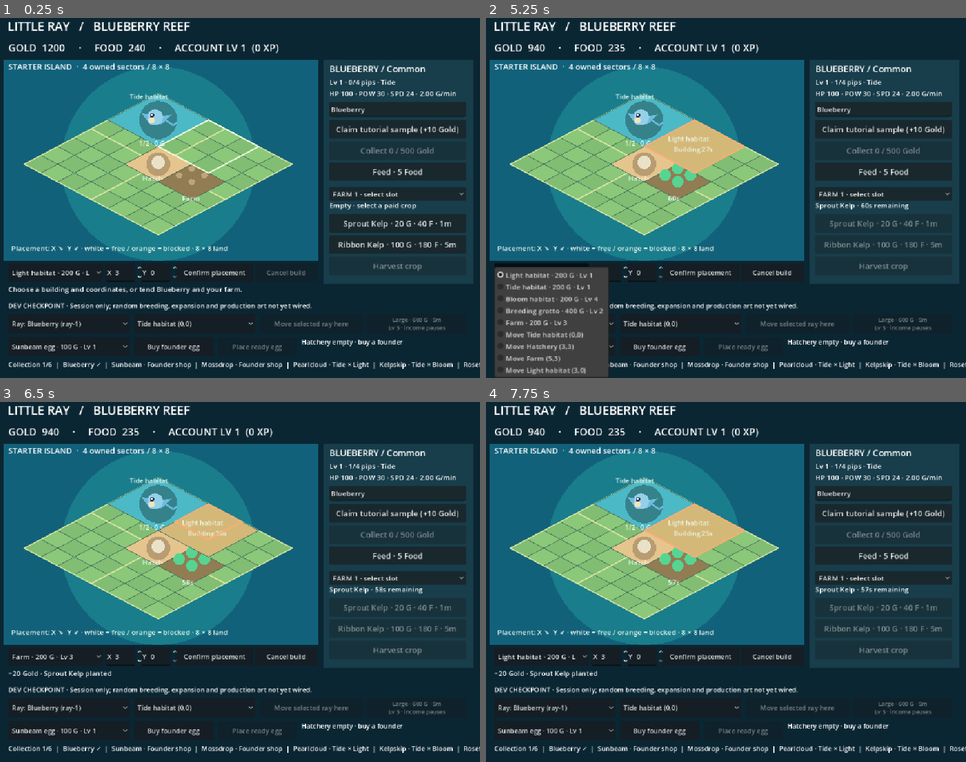
Above: before the commit, frames 1-4 (two rows, left to right).
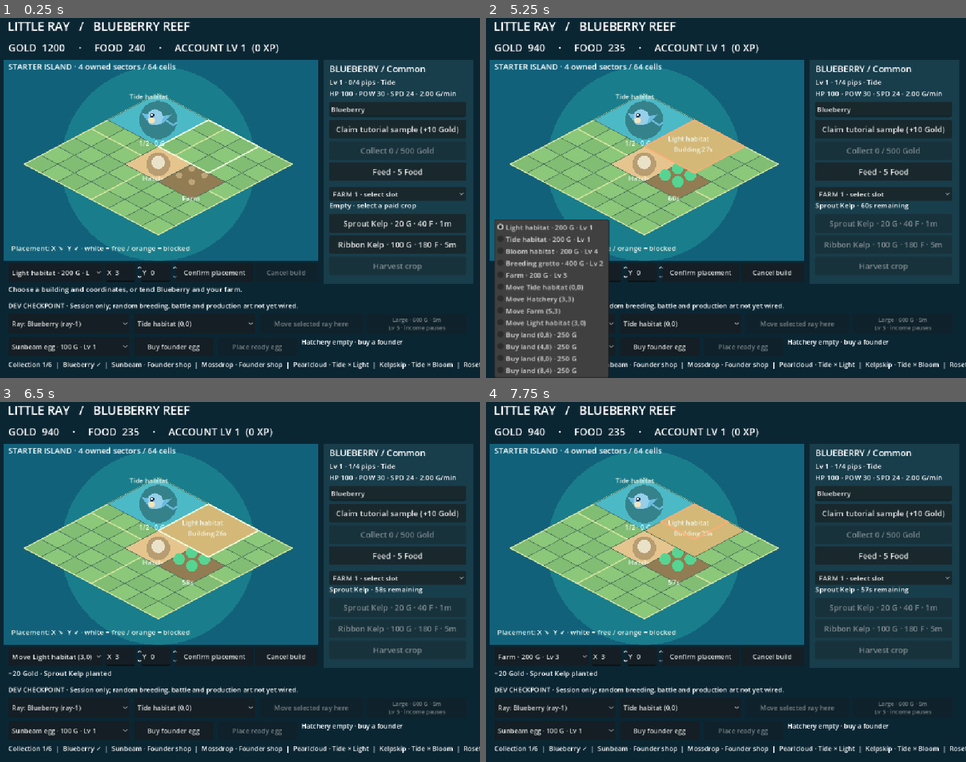
Above: after the commit, the same moments.

Repository: hazelfjeld/Swarm-Autonomous-Game-Design
Game: Godot game, scene res://main.tscn
Same seed, same stepped clock (60 frames per second), same inputs: the game is played once before the commit and once after it.
Inputs (mouse positions are in pixels of both pictures, inside the frame that each line leads up to):
- Up to frame 1 (0.25 s): no input
- Up to frame 2 (5.25 s): click "Confirm placement" at 0.5 s; click "Cancel build" at 1.25 s; click "Confirm placement" at 2 s; click "Feed · 5 Food" at 2.75 s; click "FARM 1 · select slot" at 3.5 s; click "Sprout Kelp · 20 G · 40 F · 1m" at 4.25 s; click "Light habitat · 200 G · Lv 1" at 5 s
- Up to frame 3 (6.5 s): click "Ray: Blueberry (ray-1)" at 5.75 s
- Up to frame 4 (7.75 s): click (543, 657) at 6.5 s, where only the run before the commit has a clickable "Farm · 200 G · Lv 3"; click (543, 657) at 7.25 s, where only the run after the commit has a clickable "Move Light habitat (3,0)"

The runs differ from the first frame. In frame 1, 0.5% of the frame differs, in the area x 15-65%, y 12-82%; in frame 2, 5.0%, in the area x 1-65%, y 12-100%; in frame 3, 0.9%; in frame 4, 0.8%.

Commit message:
GAMEPLAY-002: first land sector and timed obstacle clearance

Diff:
--- a/game/city_checkpoint/city_model.gd
+++ b/game/city_checkpoint/city_model.gd
@@ -10,6 +10,10 @@
 const LARGE_COST = 600
 const LARGE_DURATION_MS = 300000
 const LARGE_GATE = 5
+const SECTOR_COST = 250
+const OBSTACLE_COST = 50
+const OBSTACLE_DURATION_MS = 60000
+const ISLAND_SIZE = 16
 # GDD v2 §§5–7,9: ordered elements and source-defined stat profiles.
 const SPECIES = {
 	"blueberry": {"name": "Blueberry", "elements": ["Tide"], "rarity": "Common", "role": "Attacker", "source": "Founder shop"},
@@ -81,6 +85,9 @@
 var founder_placed_milestone: bool = false
 var trained_founders_milestone: bool = false
 var buildings: Array = BUILDINGS.duplicate(true)
+# First-island slice: four opening sectors plus exactly one adjacent purchase.
+var owned_sectors: Array[String] = ["0,0", "1,0", "0,1", "1,1"]
+var starter_obstacle: Dictionary = {}
 var construction: Dictionary = {}
 var next_building_serial: int = 1
 var farm_crops: Dictionary = {}
@@ -115,6 +122,12 @@
 		bin["subticks"] = 0 if int(bin["ticks"]) == cap_ticks else total % 1000
 
 func _finish_construction() -> void:
+	if construction.get("kind", "build") == "clear":
+		starter_obstacle["cleared"] = true
+		xp += 10
+		construction = {}
+		revision += 1
+		return
 	var built: Dictionary = find_building(str(construction["building_id"]))
 	if construction.get("kind", "build") == "upgrade":
 		built["tier"] = 2
@@ -282,9 +295,35 @@
 		return 0
 	return ceili(maxi(0, int(job["deadline_ms"]) - elapsed_ms) / 1000.0)
 
+func sector_key(sx: int, sy: int) -> String:
+	return "%d,%d" % [sx, sy]
+
+func owns_cell(x: int, y: int) -> bool:
+	return x >= 0 and y >= 0 and x < ISLAND_SIZE and y < ISLAND_SIZE and owned_sectors.has(sector_key(floori(x / 4.0), floori(y / 4.0)))
+
+func can_buy_sector(sx: int, sy: int) -> bool:
+	if owned_sectors.size() >= 5 or sx < 0 or sy < 0 or sx >= 4 or sy >= 4 or owned_sectors.has(sector_key(sx, sy)):
+		return false
+	for d in [Vector2i.LEFT, Vector2i.RIGHT, Vector2i.UP, Vector2i.DOWN]:
+		if owned_sectors.has(sector_key(sx + d.x, sy + d.y)):
+			return true
+	return false
+
+func clearance_remaining() -> int:
+	return construction_remaining() if construction.get("kind", "build") == "clear" else 0
+
 func can_place(x: int, y: int, footprint: int, ignore_id: String = "") -> bool:
-	if footprint <= 0 or x < 0 or y < 0 or x + footprint > 8 or y + footprint > 8:
+	if footprint <= 0 or x < 0 or y < 0 or x + footprint > ISLAND_SIZE or y + footprint > ISLAND_SIZE:
 		return false
+	for cx in range(x, x + footprint):
+		for cy in range(y, y + footprint):
+			if not owns_cell(cx, cy):
+				return false
+	if not starter_obstacle.is_empty() and not starter_obstacle["cleared"]:
+		var ox: int = starter_obstacle["x"]
+		var oy: int = starter_obstacle["y"]
+		if x <= ox and x + footprint > ox and y <= oy and y + footprint > oy:
+			return false
 	for b in buildings:
 		if b["id"] == ignore_id:
 			continue
@@ -430,6 +469,31 @@
 			buildings.append({"id": id, "type": parts[0], "kind": spec["kind"], "x": x, "y": y, "size": spec["size"]})
 			construction = {"building_id": id, "deadline_ms": elapsed_ms + int(spec["seconds"]) * 1000, "cost": spec["gold"]}
 			message = "−%d Gold · Building %s (%ds)" % [spec["gold"], spec["kind"], spec["seconds"]]
+		"buy_sector":
+			var parts: PackedStringArray = argument.split(",")
+			if parts.size() != 2 or not parts[0].is_valid_int() or not parts[1].is_valid_int():
+				return {"ok": false, "message": "Choose a valid adjacent sector."}
+			var sx: int = int(parts[0])
+			var sy: int = int(parts[1])
+			if not can_buy_sector(sx, sy):
+				return {"ok": false, "message": "Land must share an edge; this slice allows one purchase."}
+			if gold < SECTOR_COST:
+				return {"ok": false, "message": "First sector costs 250 Gold."}
+			gold -= SECTOR_COST
+			owned_sectors.append(sector_key(sx, sy))
+			# Provisional one-cell obstacle footprint inside the purchased sector.
+			starter_obstacle = {"id": "starter-obstacle", "x": sx * 4 + 1, "y": sy * 4 + 1, "cleared": false}
+			message = "−250 Gold · Sector purchased permanently. Clear its obstacle for 50 Gold."
+		"clear_obstacle":
+			if argument != "starter-obstacle" or starter_obstacle.is_empty() or starter_obstacle["cleared"]:
+				return {"ok": false, "message": "No uncleared starter obstacle."}
+			if not construction.is_empty():
+				return {"ok": false, "message": "Builder busy; wait or cancel."}
+			if gold < OBSTACLE_COST:
+				return {"ok": false, "message": "Obstacle clearance costs 50 Gold."}
+			gold -= OBSTACLE_COST
+			construction = {"kind": "clear", "building_id": "starter-obstacle", "deadline_ms": elapsed_ms + OBSTACLE_DURATION_MS, "cost": OBSTACLE_COST}
+			message = "−50 Gold · Clearing obstacle (60s)."
 		"upgrade_habitat":
 			if not habitat_ids().has(argument):
 				return {"ok": false, "message": "Choose a completed elemental habitat."}
@@ -463,7 +527,7 @@
 				return {"ok": false, "message": "No construction to cancel."}
 			var building: Dictionary = find_building(str(construction["building_id"]))
 			var refund: int = floori(int(construction["cost"]) * 0.8)
-			if construction.get("kind", "build") != "upgrade":
+			if construction.get("kind", "build") == "build":
 				buildings.erase(building)
 			gold += refund
 			construction = {}
@@ -498,6 +562,7 @@
 		"tutorial_sunbeam_started": tutorial_sunbeam_started, "founder_placed_milestone": founder_placed_milestone,
 		"trained_founders_milestone": trained_founders_milestone,
 		"buildings": buildings.duplicate(true), "construction": construction.duplicate(true),
+		"owned_sectors": owned_sectors.duplicate(), "starter_obstacle": starter_obstacle.duplicate(true),
 		"next_building_serial": next_building_serial, "farm_crops": farm_crops.duplicate(true),
 		"income_ticks": income_ticks, "elapsed_ms": elapsed_ms, "income_subticks": income_subticks,
 		"sample_claimed": sample_claimed, "crop": crop.duplicate(true), "receipts": receipts.duplicate(true)}
--- a/game/city_checkpoint/city_view.gd
+++ b/game/city_checkpoint/city_view.gd
@@ -41,6 +41,7 @@
 var selected_habitat: String = "tide-1"
 var roster_key: String = ""
 var habitat_key: String = ""
+var land_label: Label
 
 func label_at(value: String, position_: Vector2, size_: Vector2, font_size: int = 20) -> Label:
 	var item := Label.new()
@@ -65,7 +66,7 @@
 	last_ms = Time.get_ticks_msec()
 	label_at("LITTLE RAY   /   BLUEBERRY REEF", Vector2(28, 15), Vector2(650, 40), 27)
 	wallet = label_at("", Vector2(30, 66), Vector2(1040, 40), 23)
-	label_at("STARTER ISLAND  ·  4 owned sectors / 8 × 8", Vector2(30, 112), Vector2(650, 32), 18)
+	land_label = label_at("STARTER ISLAND  ·  4 owned sectors / 8 × 8", Vector2(30, 112), Vector2(650, 32), 18)
 	ray_title = label_at("BLUEBERRY  /  TIDE · COMMON", Vector2(758, 116), Vector2(320, 30), 20)
 	ray_info = label_at("", Vector2(758, 148), Vector2(320, 50), 16)
 	name_edit = LineEdit.new()
@@ -103,7 +104,7 @@
 	cancel_build_button.add_theme_font_size_override("font_size", 15)
 	status_label = label_at("Choose a building and coordinates, or tend Blueberry and your farm.", Vector2(30, 617), Vector2(700, 34), 16)
 	status_label.autowrap_mode = TextServer.AUTOWRAP_WORD_SMART
-	label_at("DEV CHECKPOINT · Session only; random breeding, expansion and production art not yet wired.", Vector2(30, 655), Vector2(1040, 22), 15)
+	label_at("DEV CHECKPOINT · Session only; random breeding, battle and production art not yet wired.", Vector2(30, 655), Vector2(1040, 22), 15)
 	ray_choice = option_at(Vector2(30, 685), Vector2(275, 44))
 	ray_choice.item_selected.connect(choose_ray)
 	habitat_choice = option_at(Vector2(315, 685), Vector2(275, 44))
@@ -209,7 +210,7 @@
 			index = 0
 			selected_farm = ids[0]
 		farm_choice.select(index)
-	key = str(city.buildings)
+	key = str(city.buildings) + str(city.owned_sectors) + str(city.starter_obstacle)
 	if key != build_choice_key:
 		build_choice_key = key
 		var previous: String = selected_placement()
@@ -221,6 +222,14 @@
 		for b in city.buildings:
 			build_choice.add_item("Move %s (%d,%d)" % [b["kind"], b["x"], b["y"]])
 			build_choice.set_item_metadata(build_choice.item_count - 1, "move:" + str(b["id"]))
+		for sx in range(4):
+			for sy in range(4):
+				if city.can_buy_sector(sx, sy):
+					build_choice.add_item("Buy land (%d,%d) · 250 G" % [sx * 4, sy * 4])
+					build_choice.set_item_metadata(build_choice.item_count - 1, "buy_sector:%d,%d" % [sx, sy])
+		if not city.starter_obstacle.is_empty() and not city.starter_obstacle["cleared"]:
+			build_choice.add_item("Clear obstacle · 50 G · 1m")
+			build_choice.set_item_metadata(build_choice.item_count - 1, "clear_obstacle:starter-obstacle")
 		for i in range(build_choice.item_count):
 			if str(build_choice.get_item_metadata(i)) == previous:
 				build_choice.select(i)
@@ -235,7 +244,10 @@
 func place_selected() -> void:
 	var selection: PackedStringArray = selected_placement().split(":")
 	if selection.size() == 2:
-		act(selection[0], "%s,%d,%d" % [selection[1], int(coordinate_x.value), int(coordinate_y.value)])
+		if selection[0] == "buy_sector" or selection[0] == "clear_obstacle":
+			act(selection[0], selection[1])
+		else:
+			act(selection[0], "%s,%d,%d" % [selection[1], int(coordinate_x.value), int(coordinate_y.value)])
 
 func _process(_delta: float) -> void:
 	var now := Time.get_ticks_msec()
@@ -245,7 +257,7 @@
 	last_ms = now
 	if city.revision != previous_revision:
 		adapter.capture(city.snapshot())
-		status_label.text = "Construction complete · +%d account XP" % (city.xp - previous_xp)
+		status_label.text = "Builder job complete · +%d account XP" % (city.xp - previous_xp)
 	refresh()
 
 func act(kind: String, value: String) -> void:
@@ -293,8 +305,22 @@
 		entries.append(str(Model.SPECIES[id]["name"]) + (" ✓" if city.discoveries.has(id) else " · " + str(Model.SPECIES[id]["source"])))
 	collection_info.text = "Collection %d/6  |  %s" % [city.discoveries.size(), "  |  ".join(entries)]
 	refresh_choices()
+	land_label.text = "STARTER ISLAND · %d owned sectors / %d cells" % [city.owned_sectors.size(), city.owned_sectors.size() * 16]
+	var max_x: int = 7
+	var max_y: int = 7
+	for key in city.owned_sectors:
+		var parts: PackedStringArray = key.split(",")
+		max_x = maxi(max_x, int(parts[0]) * 4 + 3)
+		max_y = maxi(max_y, int(parts[1]) * 4 + 3)
+	coordinate_x.max_value = max_x
+	coordinate_y.max_value = max_y
+	var selection: String = selected_placement()
+	var land_action: bool = selection.begins_with("buy_sector:") or selection.begins_with("clear_obstacle:")
+	coordinate_x.editable = not land_action
+	coordinate_y.editable = not land_action
+	build_button.text = "Buy land · 250 G" if selection.begins_with("buy_sector:") else ("Clear · 50 G" if selection.begins_with("clear_obstacle:") else "Confirm placement")
 	cancel_build_button.disabled = city.construction.is_empty()
-	cancel_build_button.text = "Cancel upgrade" if city.construction.get("kind", "build") == "upgrade" else "Cancel build"
+	cancel_build_button.text = "Cancel job" if city.construction.get("kind", "build") == "clear" else ("Cancel upgrade" if city.construction.get("kind", "build") == "upgrade" else "Cancel build")
 	var job: Dictionary = city.farm_crop(selected_farm)
 	var empty: bool = job.is_empty()
 	plant_short.disabled = not empty or city.gold < 20
@@ -304,7 +330,8 @@
 	queue_redraw()
 
 func iso(x: float, y: float) -> Vector2:
-	return Vector2(370 + (x - y) * 38, 186 + (x + y) * 20)
+	var zoom: float = 0.72 if city.owned_sectors.size() > 4 or selected_placement().begins_with("buy_sector:") else 1.0
+	return Vector2(370 + (x - y) * 38 * zoom, 186 + (x + y) * 20 * zoom)
 
 func tile(x: float, y: float, w: float, h: float, fill: Color) -> void:
 	var points := PackedVector2Array([iso(x,y),iso(x+w,y),iso(x+w,y+h),iso(x,y+h)])
@@ -318,17 +345,32 @@
 	draw_rect(Rect2(18, 109, 716, 456), Color("#12617a"))
 	draw_circle(Vector2(370, 345), 220, Color("#197d8c"))
 	draw_rect(Rect2(744, 109, 340, 508), Color("#183d4b"))
-	for y in range(8):
-		for x in range(8):
-			tile(x, y, 1, 1, Color("#8bc879") if (x+y)%2 == 0 else Color("#81bd73"))
-	for x in [0,4]:
-		for y in [0,4]:
-			var points := PackedVector2Array([iso(x,y),iso(x+4,y),iso(x+4,y+4),iso(x,y+4),iso(x,y)])
-			draw_polyline(points, Color("#d9e4a2"), 2.4, true)
+	for key in city.owned_sectors:
+		var parts: PackedStringArray = key.split(",")
+		var sx: int = int(parts[0]) * 4
+		var sy: int = int(parts[1]) * 4
+		for y in range(sy, sy + 4):
+			for x in range(sx, sx + 4):
+				tile(x, y, 1, 1, Color("#8bc879") if (x+y)%2 == 0 else Color("#81bd73"))
+		var points := PackedVector2Array([iso(sx,sy),iso(sx+4,sy),iso(sx+4,sy+4),iso(sx,sy+4),iso(sx,sy)])
+		draw_polyline(points, Color("#d9e4a2"), 2.4, true)
+	if not city.starter_obstacle.is_empty() and not city.starter_obstacle["cleared"]:
+		var ox: int = city.starter_obstacle["x"]
+		var oy: int = city.starter_obstacle["y"]
+		tile(ox, oy, 1, 1, Color("#9a8879"))
+		var center := iso(ox + 0.5, oy + 0.5)
+		draw_circle(center, 12, Color("#61564f"))
+		ink("Clearing %ds" % city.clearance_remaining() if city.clearance_remaining() > 0 else "Rock · 50 G", center + Vector2(-43, -15), 14)
 	for building in city.buildings:
 		draw_building(building)
 	var selection: PackedStringArray = selected_placement().split(":")
-	if selection.size() == 2:
+	if selection.size() == 2 and selection[0] == "buy_sector":
+		var parts: PackedStringArray = selection[1].split(",")
+		var sx: int = int(parts[0]) * 4
+		var sy: int = int(parts[1]) * 4
+		tile(sx, sy, 4, 4, Color("#628b86"))
+		ink("LAND · 250 G", iso(sx + 2, sy + 2) + Vector2(-48, 0), 16)
+	elif selection.size() == 2 and (selection[0] == "build" or selection[0] == "move"):
 		var b: Dictionary = Model.BUILD_TYPES.get(selection[1], {}) if selection[0] == "build" else city.find_building(selection[1])
 		if not b.is_empty():
 			var x: int = int(coordinate_x.value)
@@ -337,7 +379,7 @@
 			var valid: bool = city.can_place(x, y, footprint, selection[1] if selection[0] == "move" else "")
 			var points := PackedVector2Array([iso(x,y),iso(x+footprint,y),iso(x+footprint,y+footprint),iso(x,y+footprint),iso(x,y)])
 			draw_polyline(points, Color("#f3ffe0") if valid else Color("#ffac75"), 3.0, true)
-	ink("Placement: X ↘  Y ↙ · white = free / orange = blocked · 8 × 8 land", Vector2(37, 542), 16)
+	ink("Placement: X ↘  Y ↙ · white = free / orange = blocked", Vector2(37, 542), 16)
 
 func draw_building(b: Dictionary) -> void:
 	var x: float = float(b["x"])
@@ -487,4 +529,37 @@
 		get_tree().quit(1)
 		return
 	print("CITY_FOUNDER_GUI_PASS: paid Sunbeam egg, ordinary 30-second incubation, compatible placement and level-three account")
+	# Menu selection is programmatic; the confirm button uses native mouse events.
+	for i in range(build_choice.item_count):
+		if build_choice.get_item_metadata(i) == "buy_sector:2,0":
+			build_choice.select(i)
+			break
+	refresh()
+	var before_land: int = city.gold
+	await click_fixture(build_button)
+	if city.gold != before_land - 250 or not city.owned_sectors.has("2,0") or city.starter_obstacle.is_empty():
+		push_error("GUI sector purchase failed")
+		get_tree().quit(1)
+		return
+	for i in range(build_choice.item_count):
+		if build_choice.get_item_metadata(i) == "clear_obstacle:starter-obstacle":
+			build_choice.select(i)
+			break
+	refresh()
+	var before_clear: int = city.gold
+	await click_fixture(build_button)
+	if city.gold != before_clear - 50 or city.clearance_remaining() <= 0 or city.can_place(9,1,1):
+		push_error("GUI obstacle start failed")
+		get_tree().quit(1)
+		return
+	await get_tree().create_timer(61.0).timeout
+	if not city.starter_obstacle["cleared"] or not city.can_place(9,1,1) or city.xp != 365:
+		push_error("GUI clearance deadline failed")
+		get_tree().quit(1)
+		return
+	await RenderingServer.frame_post_draw
+	if get_viewport().get_texture().get_image().save_png(directory + "/06-expanded-land.png") != OK:
+		get_tree().quit(1)
+		return
+	print("CITY_LAND_GUI_PASS: paid adjacent sector, paid obstacle clearance, ordinary 60-second timer, exact XP and usable land")
 	get_tree().quit(0)
--- a/game/city_checkpoint/tests.gd
+++ b/game/city_checkpoint/tests.gd
@@ -191,5 +191,39 @@
 	check(split.income_ticks == 120 and split.xp == 1025 and split.habitat_capacity("tide-1") == 4, "exact deadline retains fractional bin")
 	split.advance(15000)
 	check(split.stored_gold() == 1, "postdeadline production adds to preupgrade fraction")
+	# Land is permanent, limited to one adjacent 4x4 purchase in this slice.
+	var land = Model.new()
+	check(not land.can_place(8,0,2) and not land.can_buy_sector(2,2) and not land.can_buy_sector(4,0), "locked cells, diagonal and outside island rejected")
+	check(not land.command("buy_sector","2,2","diagonal",land.revision).ok and land.gold == 1200, "diagonal purchase no debit")
+	check(land.command("buy_sector","2,0","sector",land.revision).ok and land.gold == 950 and land.owned_sectors.size() == 5 and land.xp == 0, "first adjacent land exact permanent cost")
+	check(land.command("buy_sector","2,0","sector",0).ok and land.gold == 950, "duplicate sector operation no debit")
+	check(not land.command("buy_sector","0,2","second-sector",land.revision).ok and land.gold == 950, "second purchase outside first slice")
+	check(land.can_place(10,0,2) and not land.can_place(8,0,2) and not land.can_place(10,4,2), "purchased geometry, obstacle and locked neighboring land")
+	check(not land.command("clear_obstacle","starter-obstacle","stale-clear",0).ok, "stale clearance revision rejected")
+	check(land.command("clear_obstacle","starter-obstacle","clear",land.revision).ok and land.gold == 900 and land.clearance_remaining() == 60, "clearance debits 50 Gold and starts 60 seconds")
+	check(land.command("clear_obstacle","starter-obstacle","clear",0).ok and land.gold == 900, "duplicate clearance no debit")
+	check(not land.command("build","light,3,0","busy-clear",land.revision).ok, "clearance occupies single builder")
+	land.advance(59999)
+	check(not land.can_place(8,0,2) and land.xp == 0, "obstacle blocks placement until exact deadline")
+	land.advance(1)
+	check(land.can_place(8,0,2) and land.xp == 10 and land.starter_obstacle["cleared"], "cleared obstacle unlocks footprint and awards 10 XP")
+	land.advance(120000)
+	check(not land.command("clear_obstacle","starter-obstacle","repeat-clear",land.revision).ok and land.xp == 10 and land.gold == 900, "clearance never respawns or awards twice")
+	check(land.command("move","farm-1,8,0","move-expanded",land.revision).ok and land.find_building("farm-1")["x"] == 8 and land.gold == 900, "free stable building relocation onto purchased land")
+	check(land.snapshot()["owned_sectors"].size() == 5 and land.snapshot()["starter_obstacle"]["cleared"], "snapshot includes permanent land and obstacle state")
+	var land_cancel = Model.new()
+	land_cancel.command("buy_sector","0,2","south",land_cancel.revision)
+	land_cancel.command("clear_obstacle","starter-obstacle","start-clear",land_cancel.revision)
+	land_cancel.advance(1000)
+	check(land_cancel.command("cancel_build","","cancel-clear",land_cancel.revision).ok and land_cancel.gold == 940 and land_cancel.xp == 0 and not land_cancel.starter_obstacle["cleared"], "cancel clearance refunds 40 Gold without clearing")
+	check(land_cancel.command("clear_obstacle","starter-obstacle","retry-clear",land_cancel.revision).ok, "canceled obstacle may be cleared again")
+	land_cancel.advance(60000)
+	check(land_cancel.xp == 10 and land_cancel.gold == 890 and land_cancel.owned_sectors.has("0,2") and land_cancel.can_place(0,8,2), "south sector and retry settle once")
+	var broke = Model.new()
+	broke.gold = 249
+	check(not broke.command("buy_sector","2,0","poor",broke.revision).ok and broke.owned_sectors.size() == 4 and broke.gold == 249, "insufficient purchase no state change")
+	broke.gold = 250
+	broke.command("buy_sector","2,0","exact",broke.revision)
+	check(not broke.command("clear_obstacle","starter-obstacle","poor-clear",broke.revision).ok and broke.gold == 0 and broke.construction.is_empty(), "insufficient clearance no state change")
 	print("CITY_MODEL_CHECKS: %d / %d passed" % [checks-failures,checks])
 	quit(0 if failures == 0 else 1)
